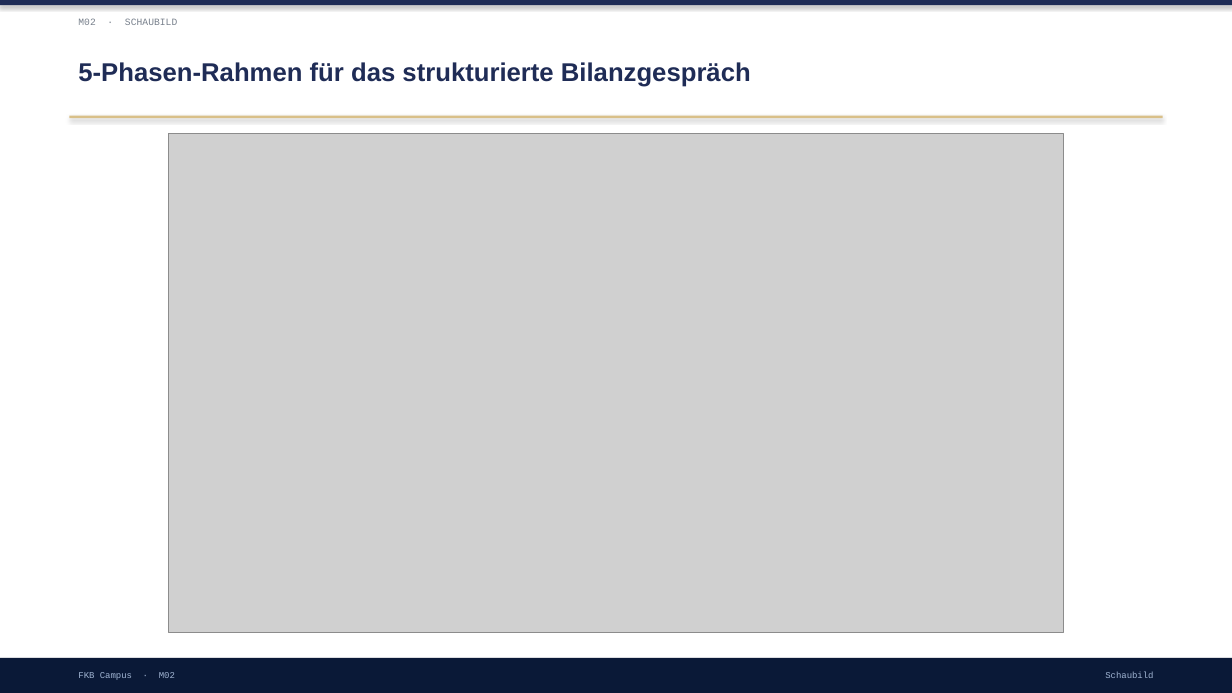
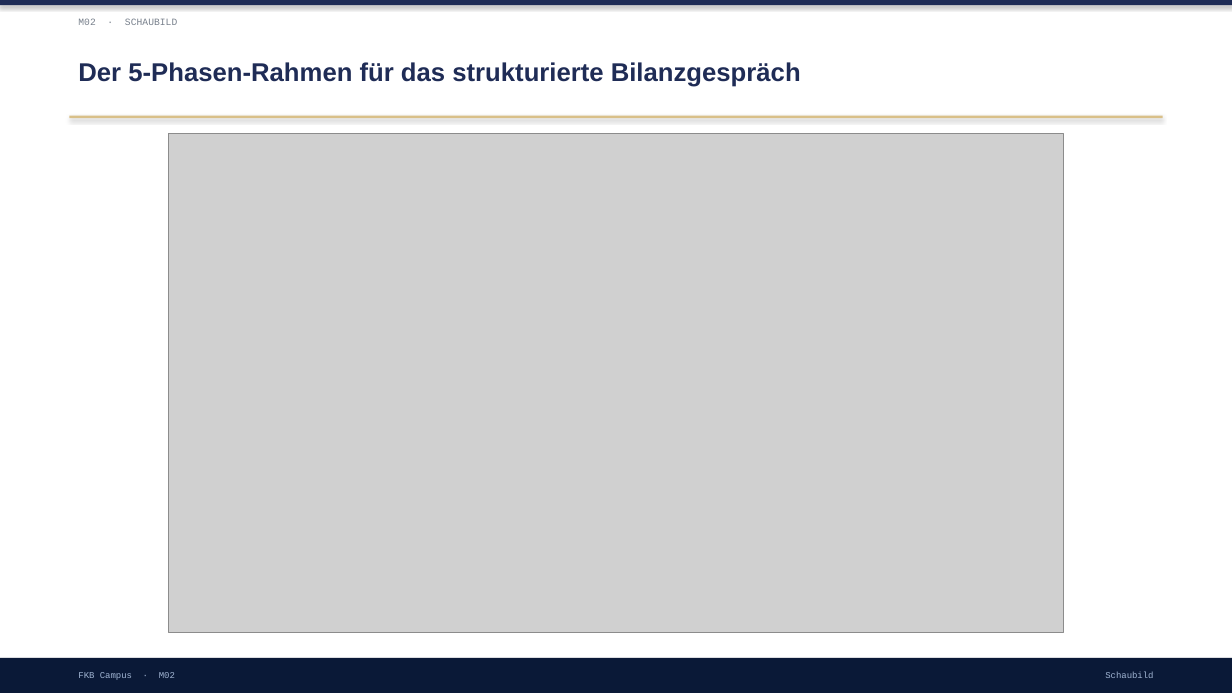
Before and after one commit to ck5rqc47pr-byte/firmenkundenakademie-online, a slide deck: slide 9 of protected-downloads/praesentation/M02.pptx (slide 7 before the commit). Drawn at 1232x693 pixels with LibreOffice and Linux fonts; fonts in the diff are those of the drawing; grey boxes stand for pictures. Boxes give left, top, right and bottom in pixels: in the first picture for what was removed or moved away, otherwise in the second. Text is boxed around its words. In the diff, an @@ line names an element or a change of style, - is before the commit and + after.

```diff
--- a/protected-downloads/praesentation/M02.pptx
+++ b/protected-downloads/praesentation/M02.pptx
@@ text at <box>78,62,801,87</box>: text changed @@
-5-Phasen-Rahmen für das strukturierte Bilanzgespräch
+Der 5-Phasen-Rahmen für das strukturierte Bilanzgespräch
```
Also in this commit, not shown: 2 other slides changed, 6 slides added, 5 slides removed, 1 other file.
